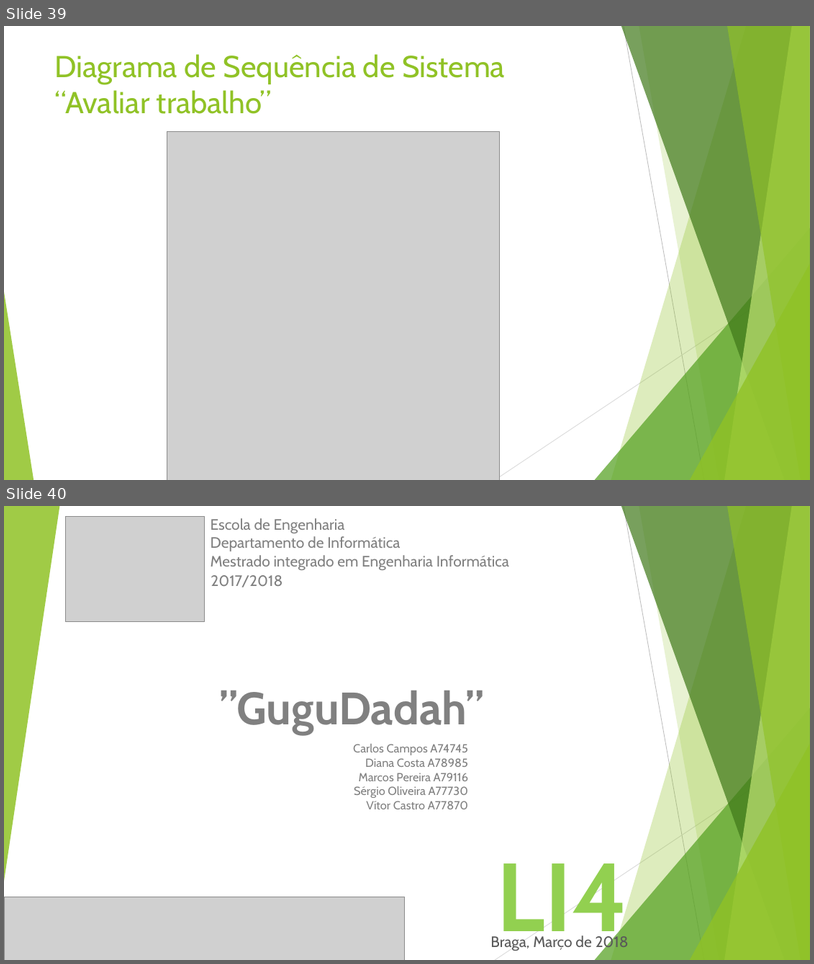
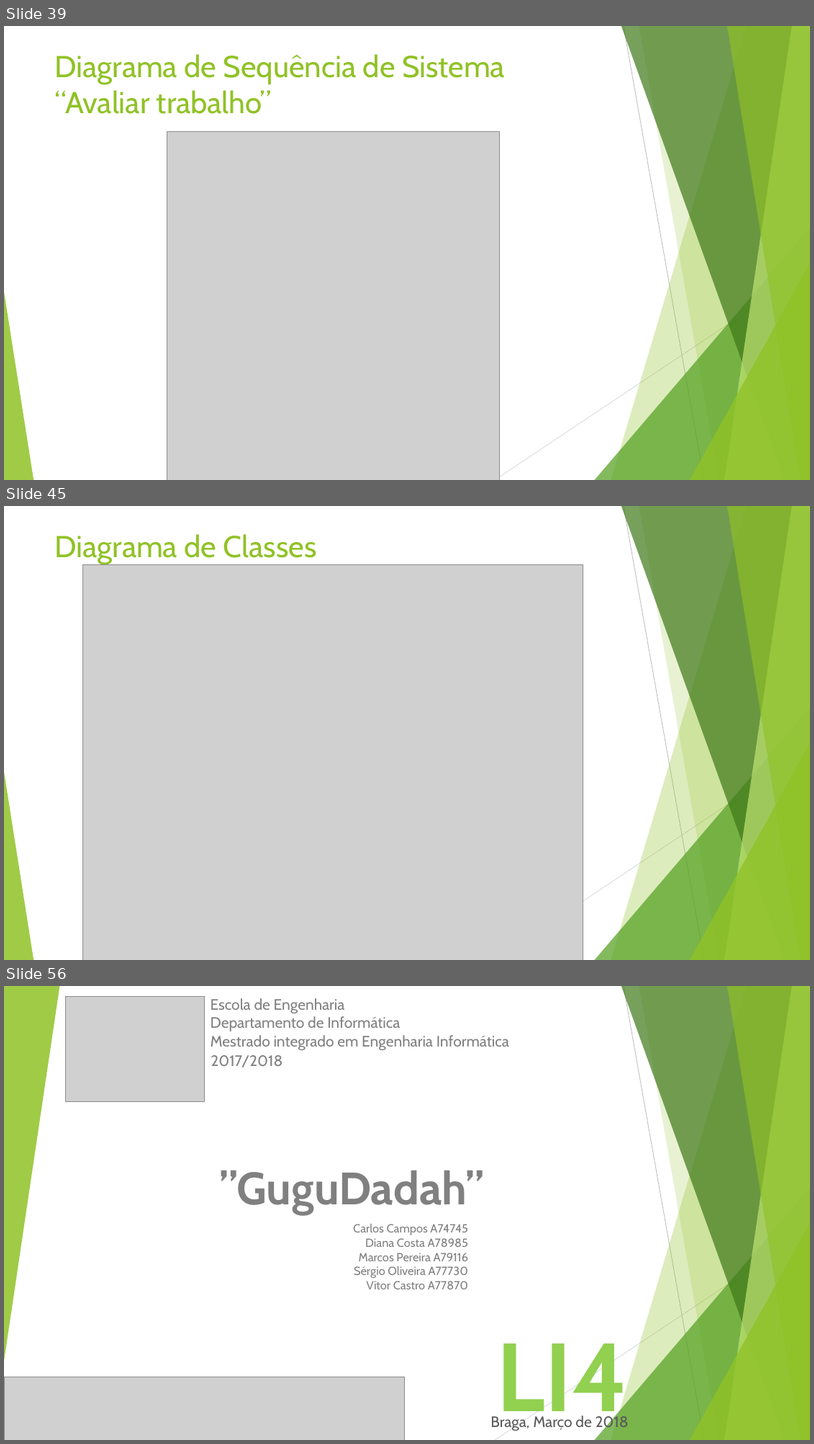
Before and after one commit to vitorjrc/babysitting-system, a slide deck: relatorio/Fase 2/LI4.pptx. Shown one above the other, each under a label of ours: slides 39 and 40 before the commit, slides 39, 45 and 56 after it; the slides between them are not shown. The pictures are 814x964 and 814x1444 pixels, drawn with LibreOffice and Linux fonts; fonts in the diff are those of the drawing; grey boxes stand for pictures. Boxes give left, top, right and bottom in pixels: in the first picture for what was removed or moved away, otherwise in the second. Text is boxed around its words. In the diff, an @@ line names an element or a change of style, - is before the commit and + after.

```diff
--- a/relatorio/Fase 2/LI4.pptx
+++ b/relatorio/Fase 2/LI4.pptx
@@ slide 45 added at <box>4,506,810,960</box>, background #FFFFFF; not listed: 10 template elements that a slide beside it also shows @@
@@ title added at <box>55,534,317,564</box>, 36 pt, text #90C226 @@
+Diagrama de Classes
@@ picture added at <box>82,565,583,960</box> @@
@@ what was slide 40 is now slide 56 @@
```
Also in this commit, not shown: 15 other slides added.
